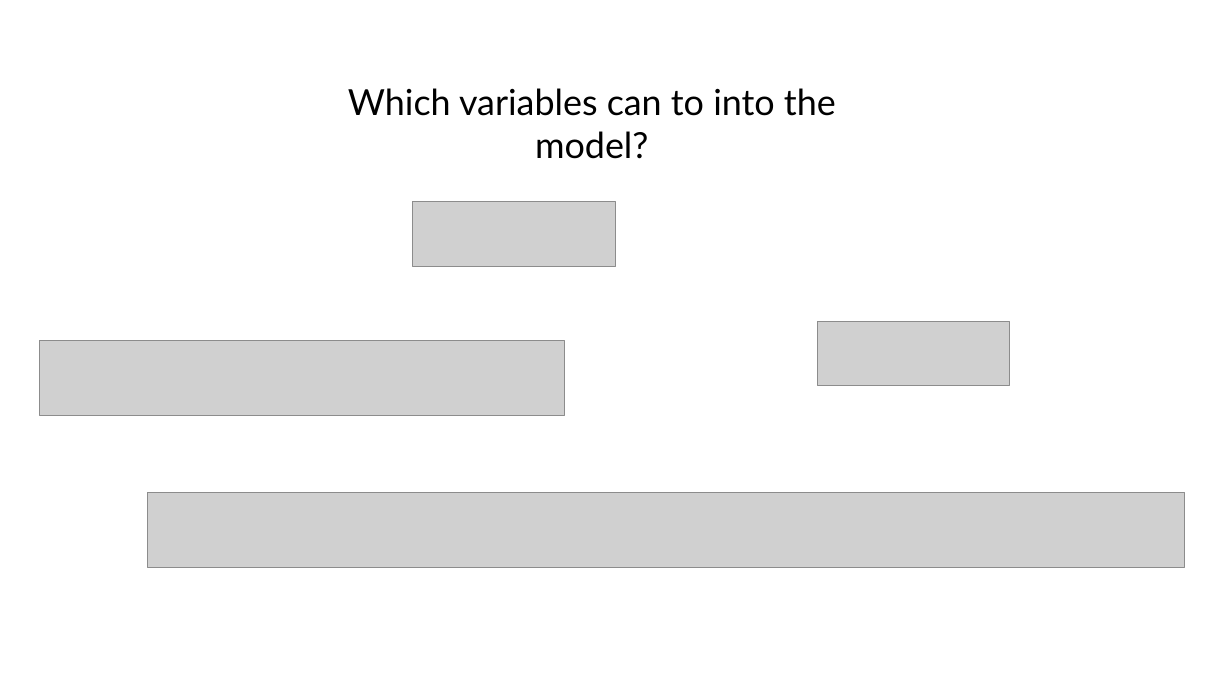
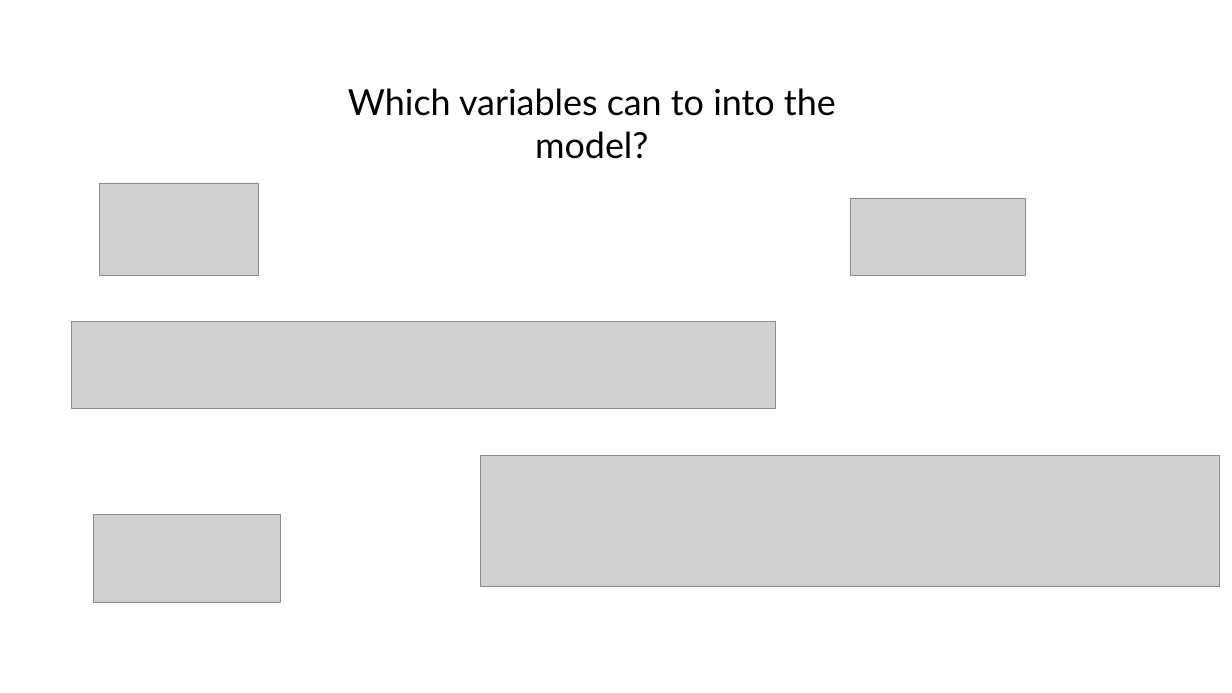
Before and after one commit to nicolerichter1989/kickstarter, a slide deck: slide 4 of kickstarter_presentation.pptx. Drawn at 1232x693 pixels with LibreOffice and Linux fonts; fonts in the diff are those of the drawing; grey boxes stand for pictures. Boxes give left, top, right and bottom in pixels: in the first picture for what was removed or moved away, otherwise in the second. Text is boxed around its words. In the diff, an @@ line names an element or a change of style, - is before the commit and + after.

```diff
--- a/kickstarter_presentation.pptx
+++ b/kickstarter_presentation.pptx
@@ picture added at [99,183,259,275] @@
@@ picture removed at [412,202,616,267] @@
@@ picture added at [850,199,1026,274] @@
@@ picture added at [71,322,775,409] @@
@@ picture removed at [817,322,1009,385] @@
@@ picture removed at [40,341,564,416] @@
@@ picture added at [481,456,1221,587] @@
@@ picture removed at [148,493,1185,567] @@
@@ picture added at [93,515,281,603] @@
```
Also in this commit, not shown: 6 other slides changed, 4 slides added, 3 slides removed, 2 other files.
